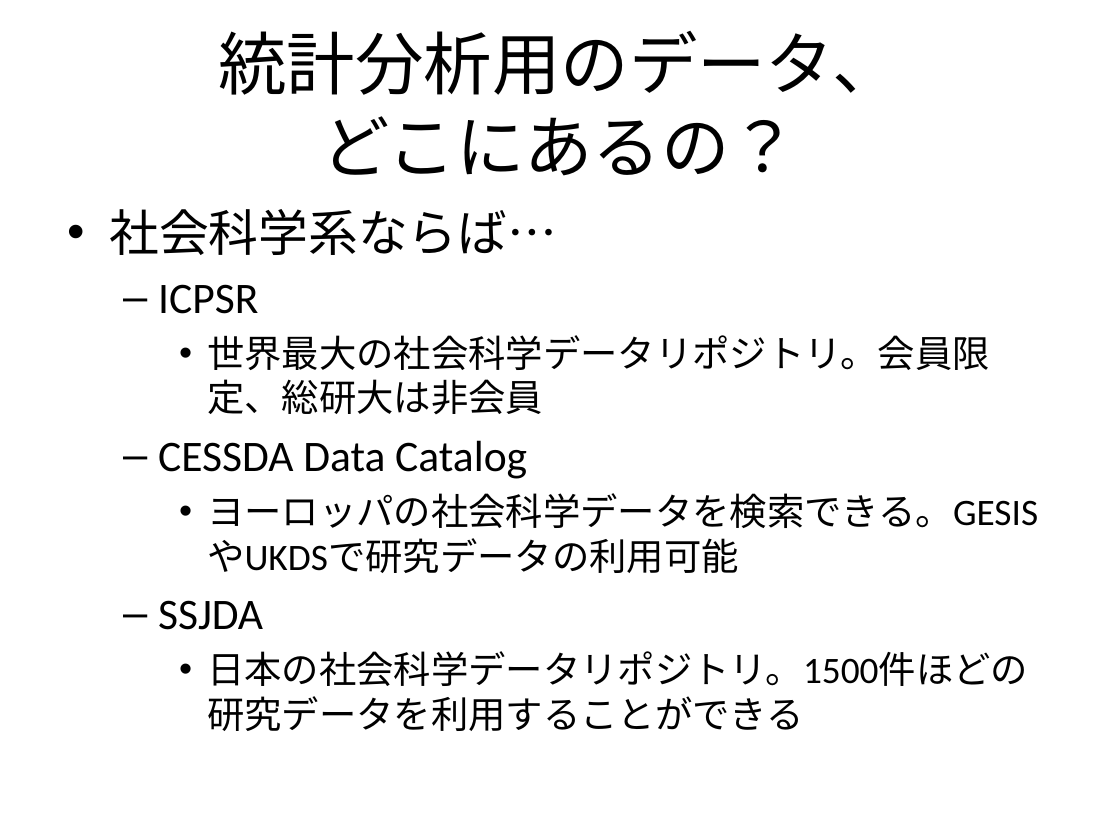
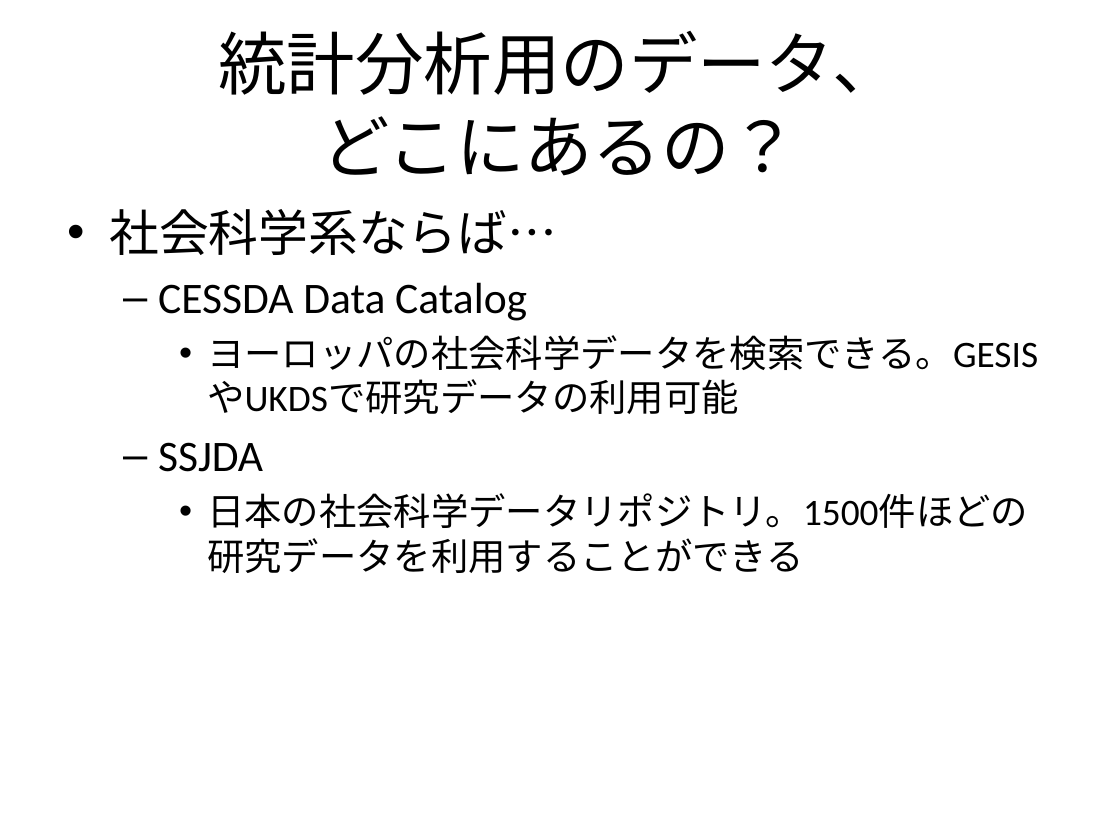
Before and after one commit to MakotoASAOKA/IES2023_Week14, a slide deck: slide 54 of week14_regression.pptx. Drawn at 1120x840 pixels with LibreOffice and Linux fonts; fonts in the diff are those of the drawing. Boxes give left, top, right and bottom in pixels: in the first picture for what was removed or moved away, otherwise in the second. Text is boxed around its words. In the diff, an @@ line names an element or a change of style, - is before the commit and + after.

```diff
--- a/week14_regression.pptx
+++ b/week14_regression.pptx
@@ text at (158, 284, 990, 414): paragraphs removed @@
-  – ICPSR
-    • 世界最大の社会科学データリポジトリ。会員限定、総研大は非会員
```
Also in this commit, not shown: 7 other slides changed.
